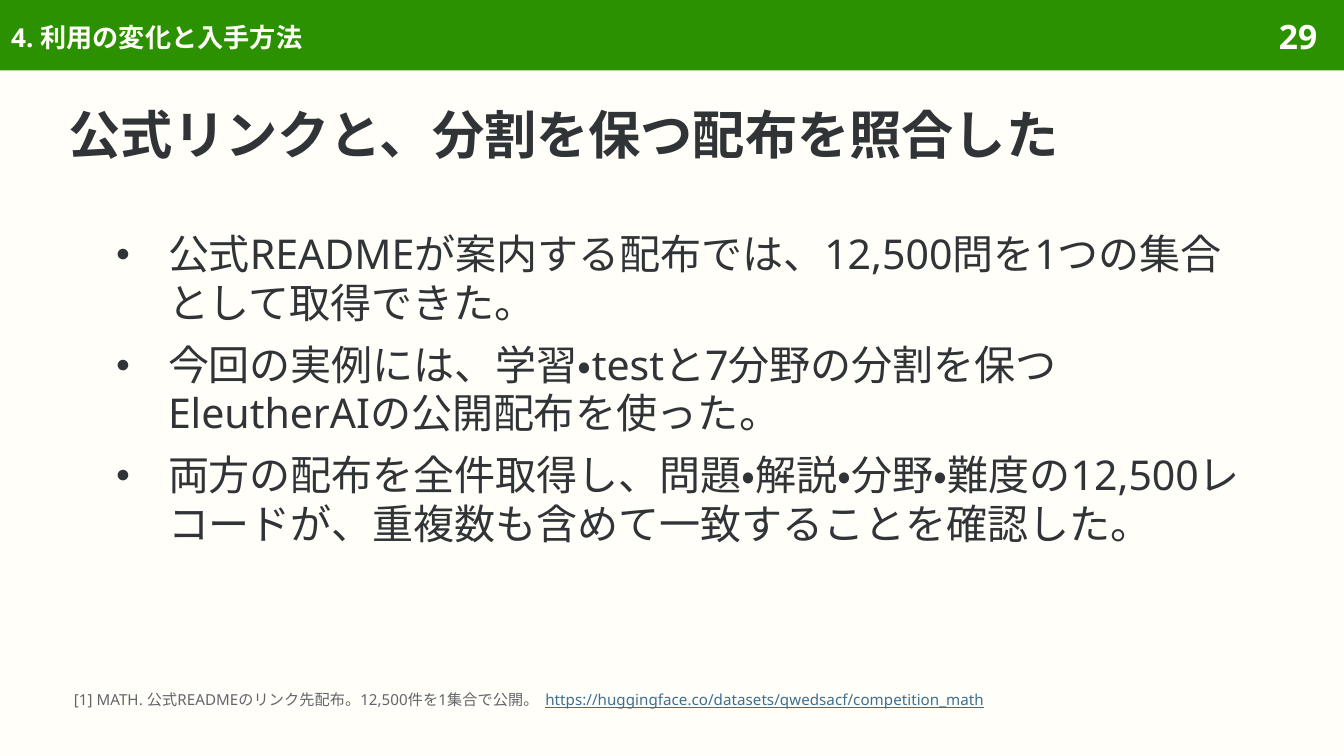
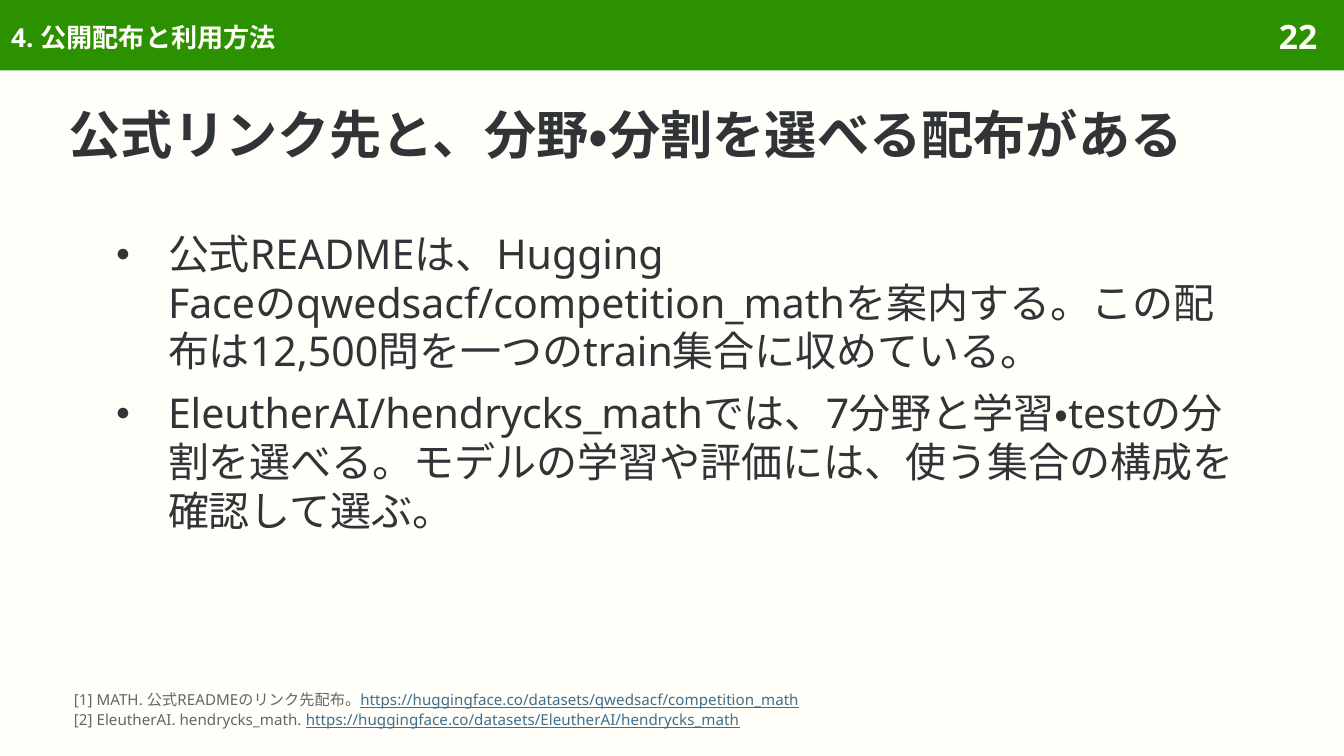
Before and after one commit to sasakiy84/datasets-in-10-minutes, a slide deck: slide 22 of slides/datasets-in-10-minutes-math.pptx (slide 29 before the commit). Drawn at 1344x756 pixels with LibreOffice and Linux fonts; fonts in the diff are those of the drawing. Boxes give left, top, right and bottom in pixels: in the first picture for what was removed or moved away, otherwise in the second. Text is boxed around its words. In the diff, an @@ line names an element or a change of style, - is before the commit and + after.

Commit message:
Center MATH on competition problems and original problem-solving evaluation

```diff
--- a/slides/datasets-in-10-minutes-math.pptx
+++ b/slides/datasets-in-10-minutes-math.pptx
@@ title at bbox=[11, 24, 276, 50]: text changed @@
-4. 利用の変化と入手方法
+4. 公開配布と利用方法
@@ page number at bbox=[1279, 24, 1317, 49]: text changed @@
-29
+22
@@ title at bbox=[69, 109, 1183, 159]: text changed @@
-公式リンクと、分割を保つ配布を照合した
+公式リンク先と、分野・分割を選べる配布がある
@@ text at bbox=[168, 234, 1234, 530]: text changed @@
-● 公式READMEが案内する配布では、12,500問を1つの集合として取得できた。
-● 今回の実例には、学習・testと7分野の分割を保つEleutherAIの公開配布を使った。
-● 両方の配布を全件取得し、問題・解説・分野・難度の12,500レコードが、重複数も含めて一致することを確認した。
+● 公式READMEは、Hugging Faceのqwedsacf/competition_mathを案内する。この配布は12,500問を一つのtrain集合に収めている。
+● EleutherAI/hendrycks_mathでは、7分野と学習・testの分割を選べる。モデルの学習や評価には、使う集合の構成を確認して選ぶ。
@@ text at bbox=[74, 692, 799, 729]: text changed @@
-[1] MATH. 公式READMEのリンク先配布。12,500件を1集合で公開。 https://huggingface.co/datasets/qwedsacf/competition_math
+[1] MATH. 公式READMEのリンク先配布。https://huggingface.co/datasets/qwedsacf/competition_math
+[2] EleutherAI. hendrycks_math. https://huggingface.co/datasets/EleutherAI/hendrycks_math
```
Also in this commit, not shown: 35 other slides changed, 12 slides removed, 53 other files.
